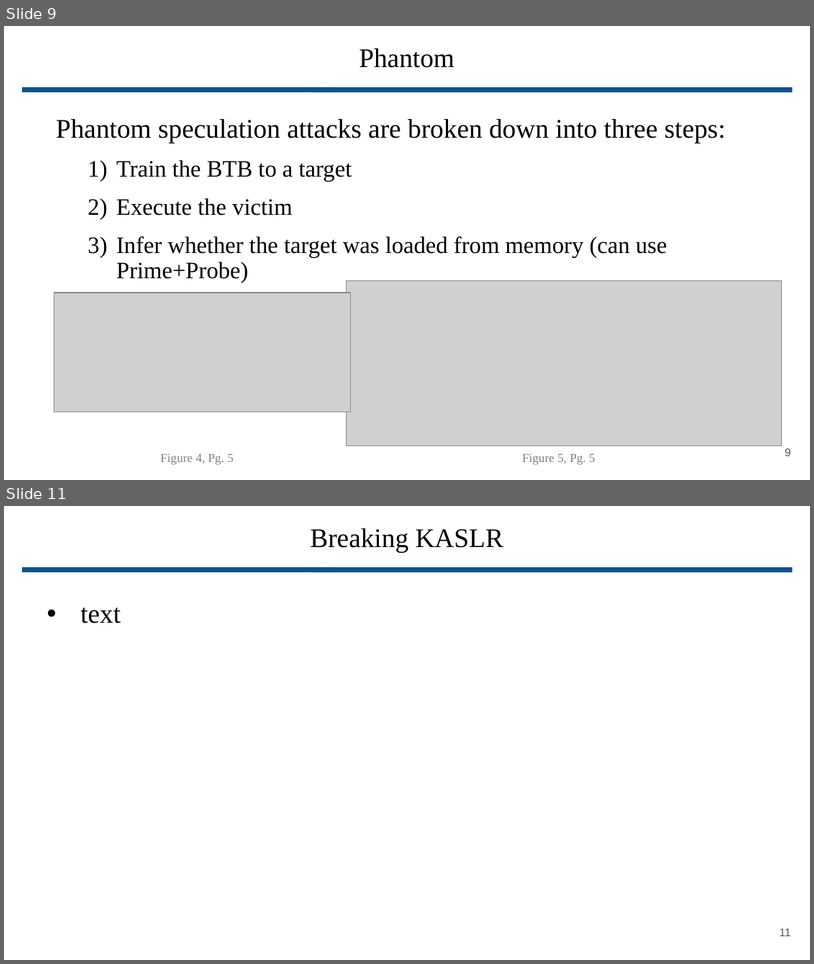
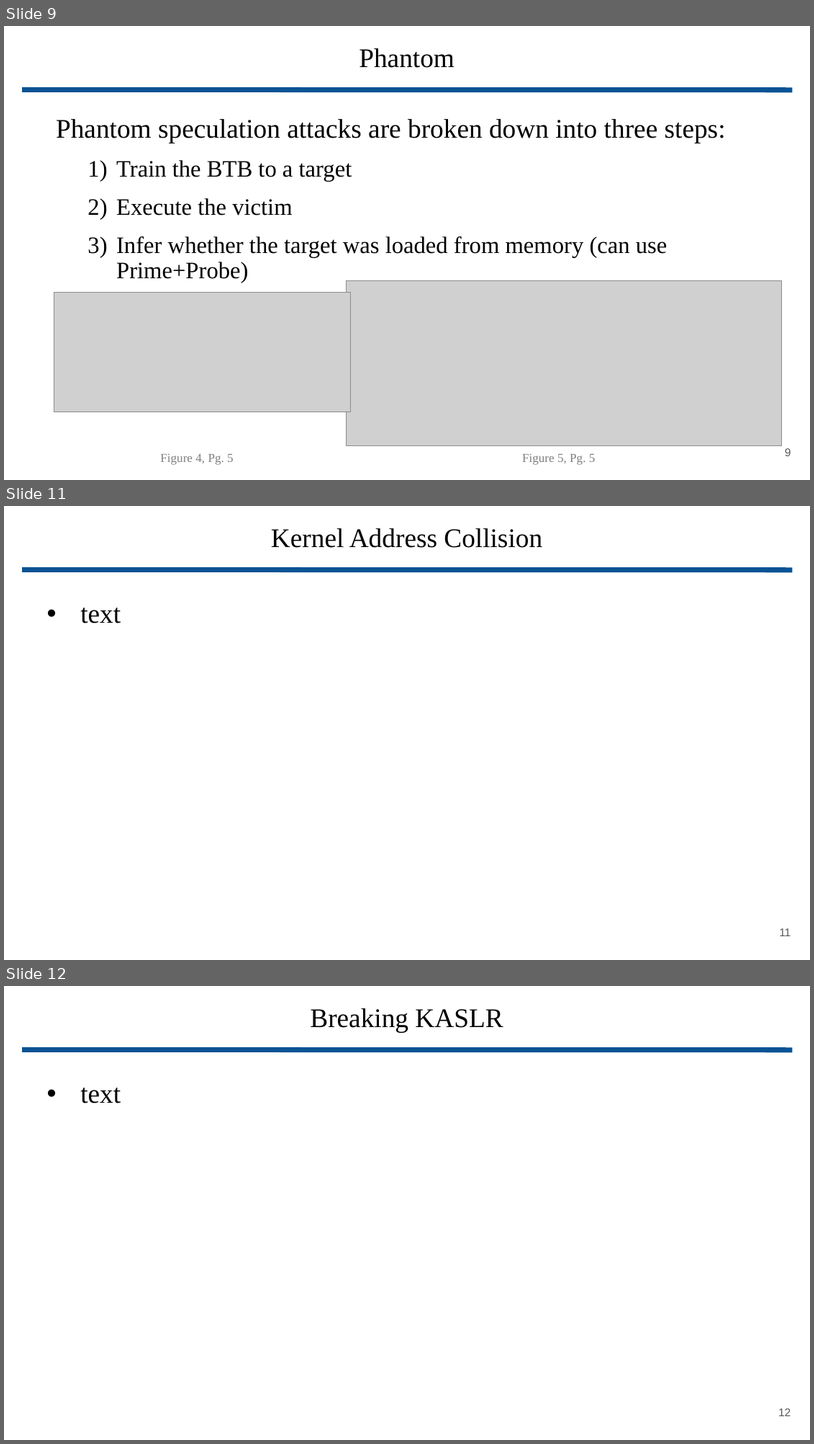
Before and after one commit to wbuz24/grad-research, a slide deck: presentations/Phantom.pptx. Shown one above the other, each under a label of ours: slides 9 and 11 before the commit, slides 9, 11 and 12 after it; the slides between them are not shown. The pictures are 814x964 and 814x1444 pixels, drawn with LibreOffice and Linux fonts; fonts in the diff are those of the drawing; grey boxes stand for pictures. Boxes give left, top, right and bottom in pixels: in the first picture for what was removed or moved away, otherwise in the second. Text is boxed around its words. In the diff, an @@ line names an element or a change of style, - is before the commit and + after.

```diff
--- a/presentations/Phantom.pptx
+++ b/presentations/Phantom.pptx
@@ slide 11 added at [4,506,810,960], background #FFFFFF @@
@@ title added at [271,528,543,548], 24 pt, text #000000 @@
+Kernel Address Collision
@@ line added from (22, 569) to (792, 569), #0B5394 4.51 pt @@
@@ text added at [80,608,121,623], 24 pt, text #000000 @@
+• text
@@ page number added at [779,928,791,936], 10 pt, text #595959 @@
+11
@@ what was slide 11 is now slide 12 @@
@@ page number at [779,1408,791,1416]: text changed @@
-11
+12
```
Also in this commit, not shown: 5 slides changed, 1 other slide added, 1 slide removed.
